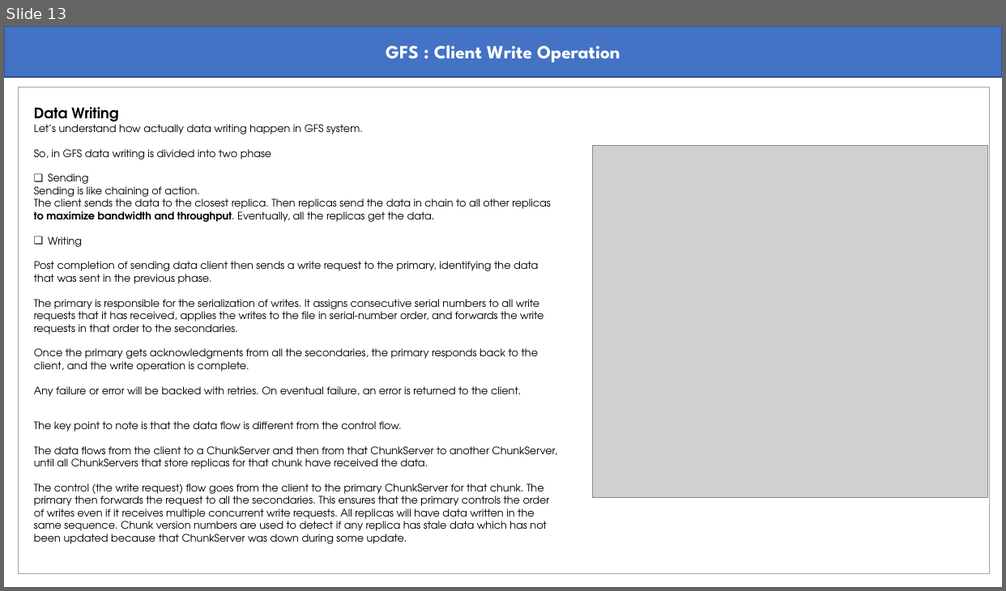
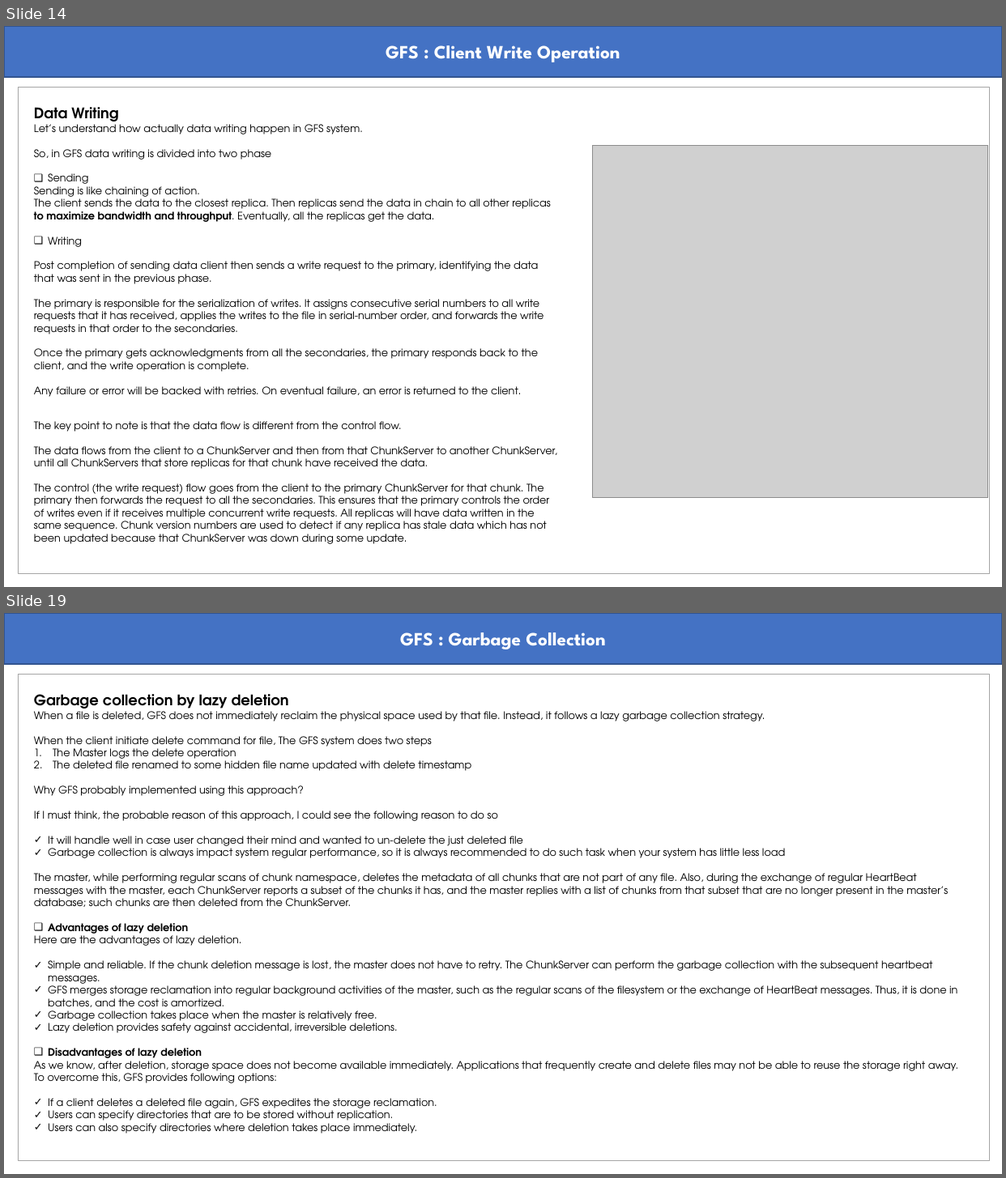
Before and after one commit to abmishra1234/Advanced-System-Design, a slide deck: GFS.pptx. Shown one above the other, each under a label of ours: slide 13 before the commit, slides 14 and 19 after it; the slides between them are not shown. The pictures are 1006x591 and 1006x1178 pixels, drawn with LibreOffice and Linux fonts; fonts in the diff are those of the drawing; grey boxes stand for pictures. Boxes give left, top, right and bottom in pixels: in the first picture for what was removed or moved away, otherwise in the second. Text is boxed around its words. In the diff, an @@ line names an element or a change of style, - is before the commit and + after.

```diff
--- a/GFS.pptx
+++ b/GFS.pptx
@@ slide 19 added at (4, 613, 1002, 1174), background #FFFFFF @@
@@ rectangle added at (4, 613, 1002, 664), fill #4472C4, outline #325491 1 pt, 18 pt, text #FFFFFF, bold @@
+GFS : Garbage Collection
@@ rectangle added at (19, 674, 990, 1161), outline #A5A5A5 0.75 pt @@
@@ text added at (34, 694, 958, 1134), 10 pt, text #000000 @@
+Garbage collection by lazy deletion
+When a file is deleted, GFS does not immediately reclaim the physical space used by that file. Instead, it follows a lazy garbage collection strategy.
+When the client initiate delete command for file, The GFS system does two steps
+1. The Master logs the delete operation
+2. The deleted file renamed to some hidden file name updated with delete timestamp
+Why GFS probably implemented using this approach?
+If I must think, the probable reason of this approach, I could see the following reason to do so
+✓ It will handle well in case user changed their mind and wanted to un-delete the just deleted file
+✓ Garbage collection is always impact system regular performance, so it is always recommended to do such task when your system has little less load
+The master, while performing regular scans of chunk namespace, deletes the metadata of all chunks that are not part of any file. Also, during the exchange of regular HeartBeat messages with the master, each ChunkServer reports a subset of the chunks it has, and the master replies with a list of chunks from that subset that are no longer present in the master’s database; such chunks are then deleted from the ChunkServer.
+❑ Advantages of lazy deletion
+Here are the advantages of lazy deletion.
+✓ Simple and reliable. If the chunk deletion message is lost, the master does not have to retry. The ChunkServer can perform the garbage collection with the subsequent heartbeat messages.
+✓ GFS merges storage reclamation into regular background activities of the master, such as the regular scans of the filesystem or the exchange of HeartBeat messages. Thus, it is done in batches, and the cost is amortized.
+✓ Garbage collection takes place when the master is relatively free.
+✓ Lazy deletion provides safety against accidental, irreversible deletions.
+❑ Disadvantages of lazy deletion
+As we know, after deletion, storage space does not become available immediately. Applications that frequently create and delete files may not be able to reuse the storage right away. To overcome this, GFS provides following options:
+✓ If a client deletes a deleted file again, GFS expedites the storage reclamation.
+✓ Users can specify directories that are to be stored without replication.
+✓ Users can also specify directories where deletion takes place immediately.
@@ what was slide 13 is now slide 14 @@
```
Also in this commit, not shown: 1 slide changed, 6 other slides added.
